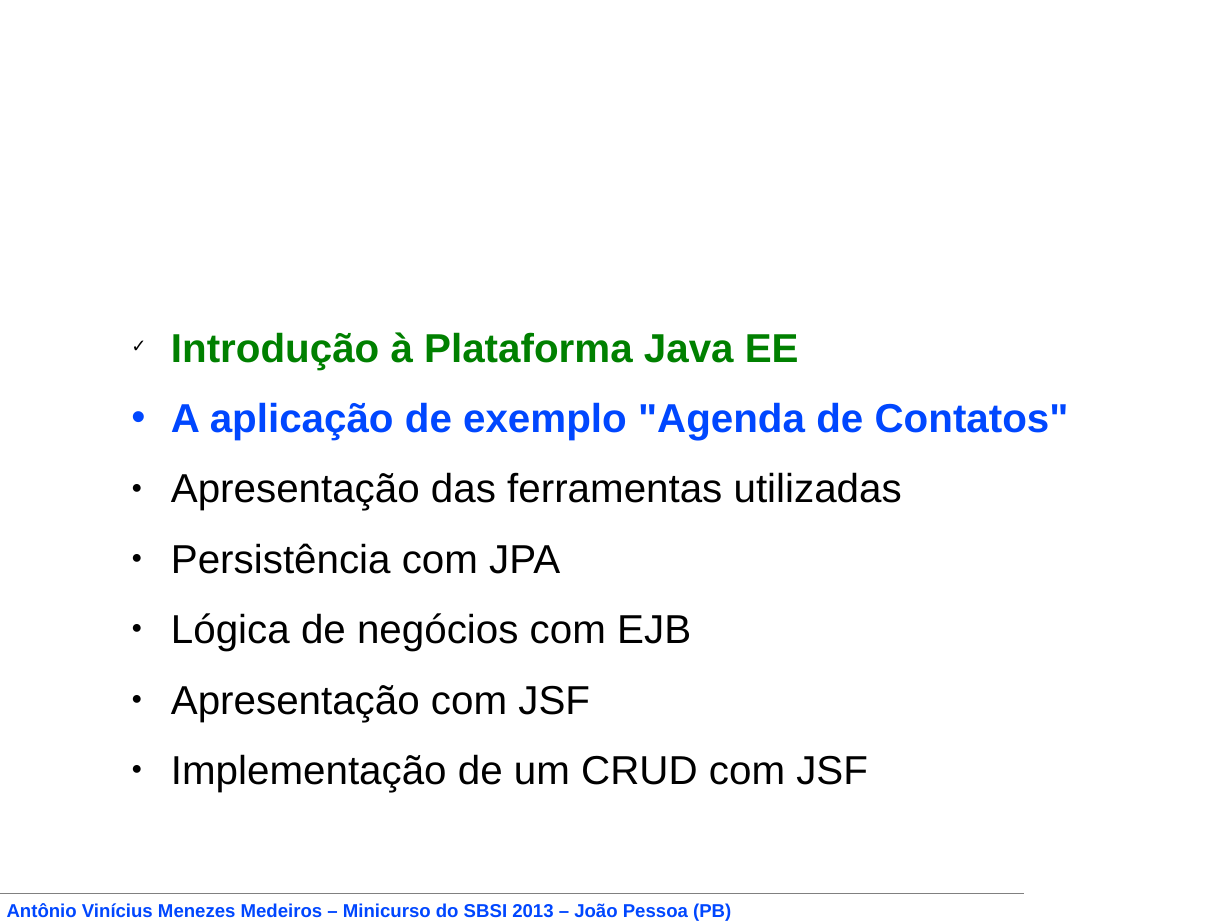
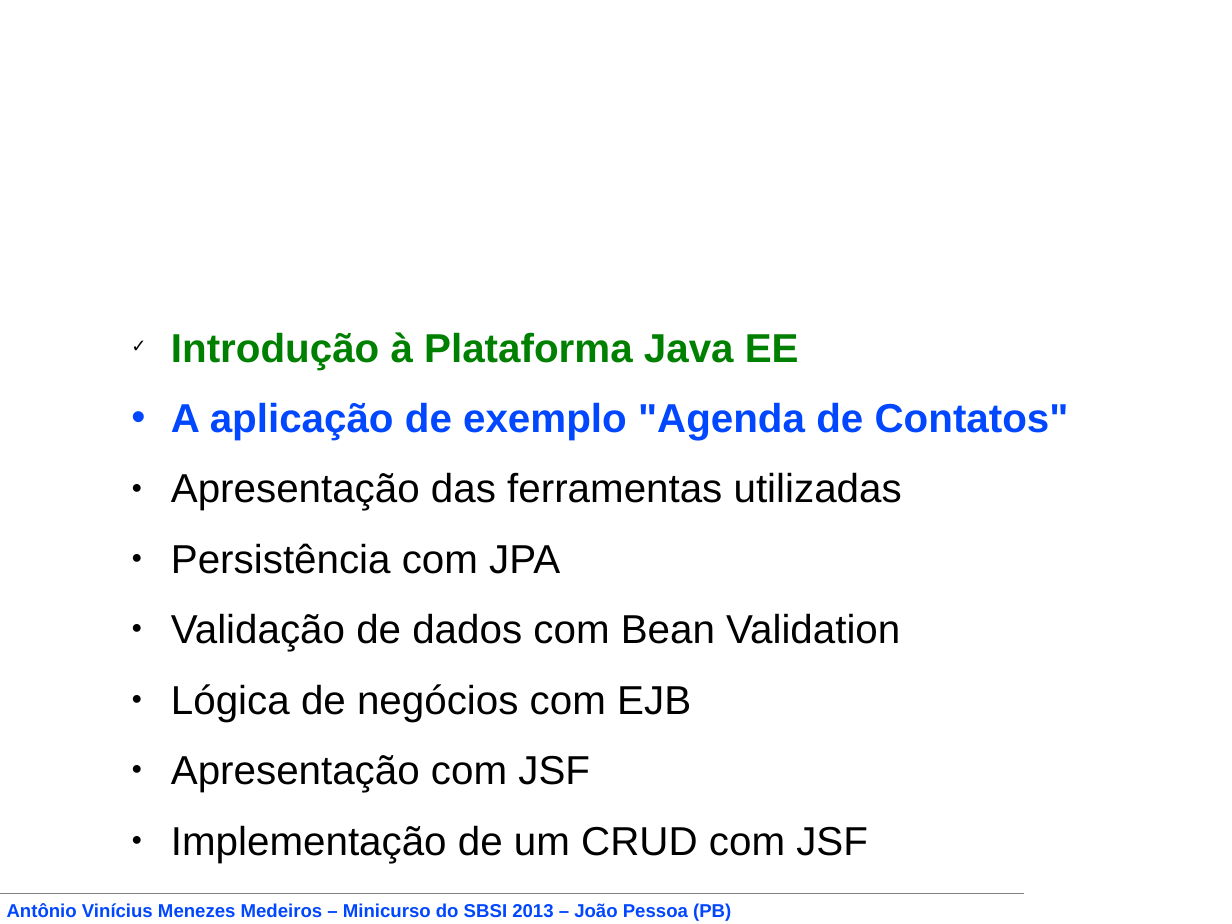
Before and after one commit to vinyanalista/javaee6tutorial, a slide deck: slide 31 of apresentacao/Desenvolvimento de Aplicações Corporativas com a Plataforma Java EE 6.odp. Drawn at 1232x924 pixels with LibreOffice and Linux fonts; fonts in the diff are those of the drawing; background and template pictures are left out. Boxes give left, top, right and bottom in pixels: in the first picture for what was removed or moved away, otherwise in the second. Text is boxed around its words. In the diff, an @@ line names an element or a change of style, - is before the commit and + after.

Commit message:
- JPA e Bean Validation concluídos - Mais exemplos

```diff
--- a/apresentacao/Desenvolvimento de Aplicações Corporativas com a Plataforma Java EE 6.odp
+++ b/apresentacao/Desenvolvimento de Aplicações Corporativas com a Plataforma Java EE 6.odp
@@ text at (x1=171, y1=613, x2=900, y2=651): paragraph added @@
+● Validação de dados com Bean Validation
```
Also in this commit, not shown: 18 other slides changed, 28 slides added, 1 slide removed, 58 other files.
